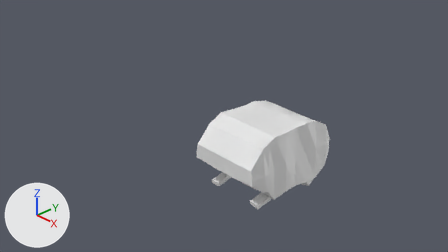
The Blender file 仕様書/モデル作成/モルモット/morumotto.blend, before and after one commit.
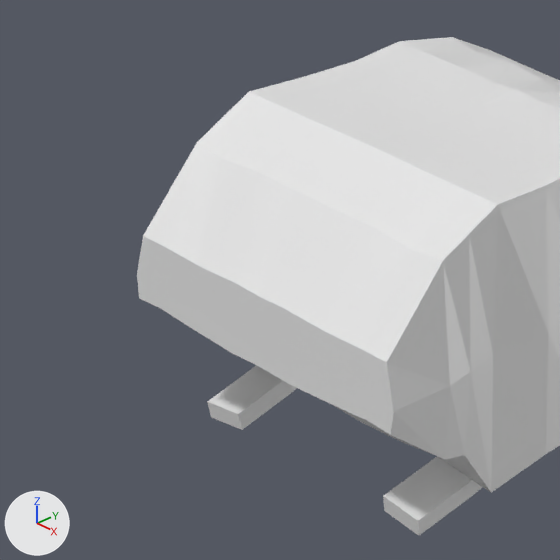
Old and new are each drawn from the file's camera 'Camera' and again close up on the part from 37% to 64% of the width and 37% to 85% of the height. Arrows for +X, +Y and +Z are at lower left; the lights stay in place.

Objects in the first close-up: 'モルモット'.
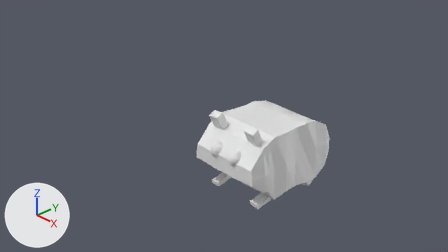
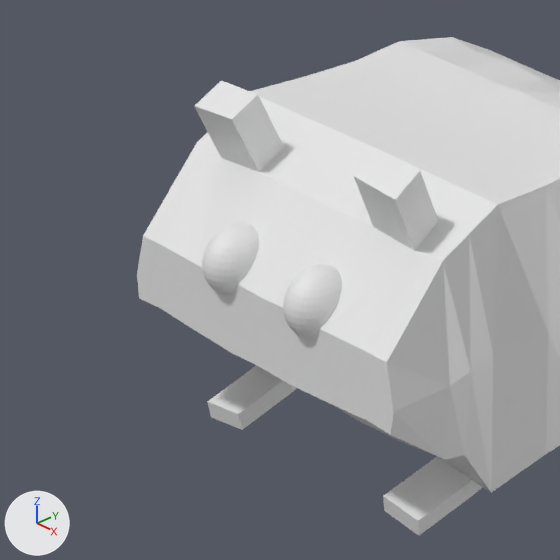
Pixel boxes [x1, y1, x2, y2] of what changed, in the close-ups (560 x 560 px):
```json
{"object": "左目", "change": "added", "after": [283, 264, 342, 338]}
{"object": "右目", "change": "added", "after": [202, 223, 259, 295]}
{"part": 1, "of": "me_cube", "change": "built on", "before": [222, 133, 438, 251], "after": [194, 80, 438, 251]}
```

Edits to the scene script, one JSON object a line:
```json
{"block": "me_cube", "where": "me_cube.from_pydata(...)  # 134 vertices, 122 faces; spans x 0.0..0.79, y -1.0..0.86, z -1.18..0.94"}
{"block": "me_cube", "where": "# used by ob_モルモット; location = (0.0, 1.211, -0.925); rotation_euler = (-0.00873, 0.0, 0.0), in degrees (-0.5, 0, 0); scale = (1.0, 1.22, 0.73)"}
{"block": "me_cube", "where": "# verts and faces of me_cube; kept vertices keep their numbers, new ones are numbered from 134"}
{"block": "me_cube", "where": "# before: 51 (0.33, -0.75, 0.74) at pixel (373, 226), 91 (0.56, -0.75, 0.72) at pixel (414, 250), 112 (0.33, -0.63, 0.84) at pixel (398, 200), 116 (0.55, -0.63, 0.82) at pixel (438, 221)"}
{"block": "me_cube", "change": "me_cube part 1"}
{"op": "add", "block": "me_cube", "code": "delete_faces([(51, 91, 116, 112)])"}
{"op": "add", "block": "me_cube", "code": "for new, old in zip([134, 135, 136], [91, 112, 116]): verts[new] = verts[old] + (0.02, -0.11, 0.38)"}
{"op": "add", "block": "me_cube", "code": "verts[137] = (0.35, -0.86, 1.13)  # pixel (353, 176)"}
{"op": "add", "block": "me_cube", "code": "faces += [(91, 116, 136, 134), (134, 136, 135, 137), (112, 135, 136, 116), (51, 137, 135, 112), (51, 91, 134, 137)]"}
{"op": "add", "block": "me_球_002", "code": ["me_球_002 = bpy.data.meshes.new('球.002')", "me_球_002.from_pydata(...)  # 329 vertices, 313 faces, 2 loose edges; spans x -0.98..1.0, y -1.0..0.83, z -1.25..0.73"]}
{"op": "add", "block": "ob_右目", "code": ["ob_右目 = bpy.data.objects.new('右目', me_球_002)", "ob_右目.parent = ob_モルモット", "ob_右目.matrix_parent_inverse = Matrix(((1.0, 0.0, 0.0, 0.0), (0.0, 0.82, -0.00715, -0.999), (0.0, 0.012, 1.37, 1.252), (0.0, 0.0, 0.0, 1.0)))", "ob_右目.location = (-0.229, 0.0772, -0.623)", "ob_右目.scale = (0.117, 0.162, 0.153)"]}
{"op": "add", "block": "ob_左目", "code": ["ob_左目 = bpy.data.objects.new('左目', me_球_002.copy())", "ob_左目.parent = ob_モルモット", "ob_左目.matrix_parent_inverse = Matrix(((1.0, 0.0, 0.0, 0.0), (0.0, 0.82, -0.00715, -0.999), (0.0, 0.012, 1.37, 1.252), (0.0, 0.0, 0.0, 1.0)))", "ob_左目.location = (0.253, 0.0772, -0.623)", "ob_左目.scale = (0.117, 0.162, 0.153)"]}
```
